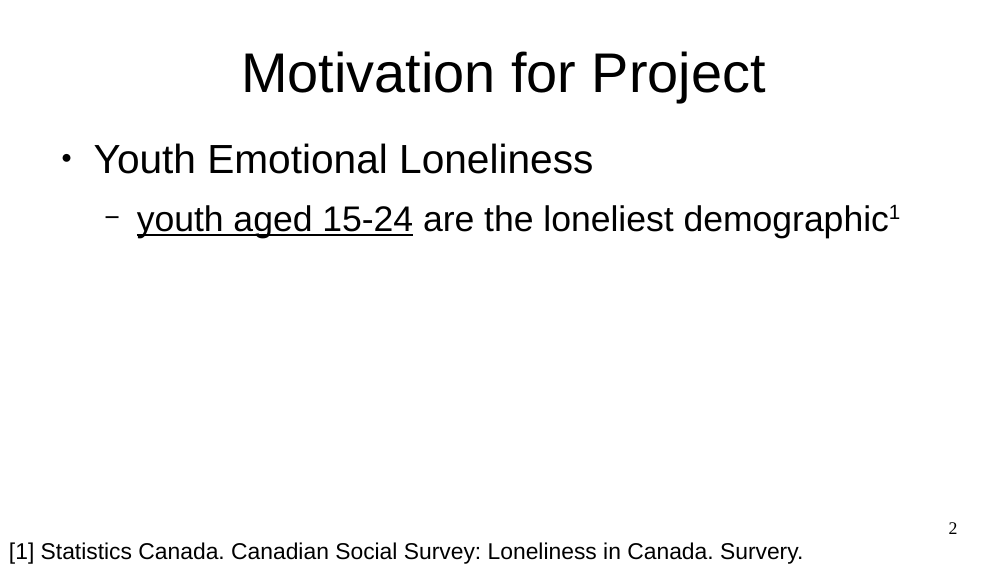
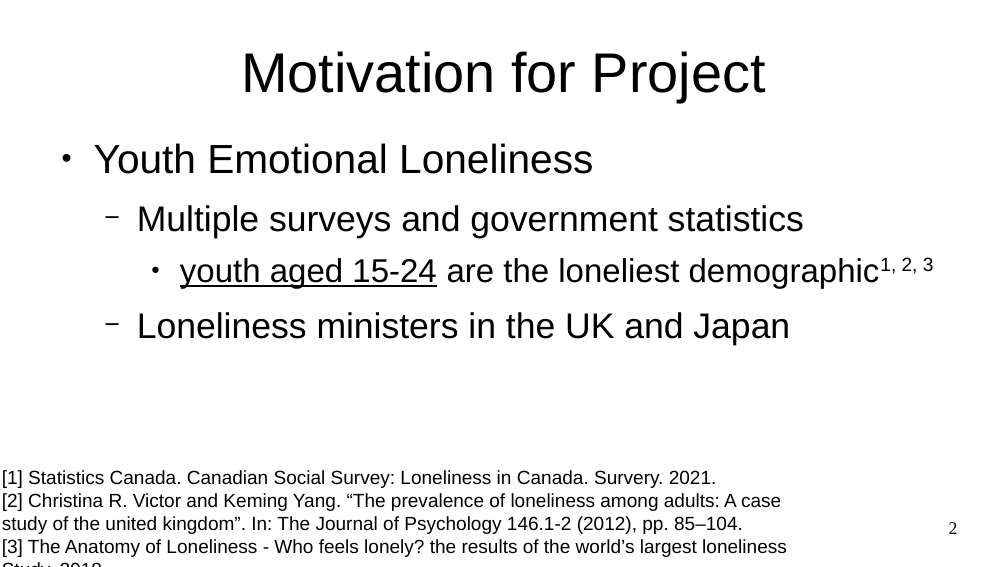
Before and after one commit to aliraeisdanaei/Doomer_Analysis, a slide deck: slide 2 of Presentations/Report.odp. Drawn at 1008x567 pixels with LibreOffice and Linux fonts; fonts in the diff are those of the drawing. Boxes give left, top, right and bottom in pixels: in the first picture for what was removed or moved away, otherwise in the second. Text is boxed around its words. In the diff, an @@ line names an element or a change of style, - is before the commit and + after.

```diff
--- a/Presentations/Report.odp
+++ b/Presentations/Report.odp
@@ text at [137, 205, 934, 346]: text changed @@
-  − youth aged 15-24 are the loneliest demographic1
+  − Multiple surveys and government statistics
+    ● youth aged 15-24 are the loneliest demographic1, 2, 3
+  − Loneliness ministers in the UK and Japan
@@ text "[1] Statistics Canada. Canadian Social ...": place and size @@
-text "[1] Statistics Canada. Canadian Social ..." at [9, 542, 803, 564]
+text "[1] Statistics Canada. Canadian Social ..." at [2, 470, 787, 557]
@@ text at [2, 470, 717, 488]: size 18 to 15 pt in "[1] Statistics Canada. Canadian Social Survey: Loneliness ..." @@
@@ text at [2, 493, 787, 557]: paragraphs added @@
+[2] Christina R. Victor and Keming Yang. “The prevalence of loneliness among adults: A case
+study of the united kingdom”. In: The Journal of Psychology 146.1-2 (2012), pp. 85–104.
+[3] The Anatomy of Loneliness - Who feels lonely? the results of the world’s largest loneliness
+Study. 2018.
```
Also in this commit, not shown: 7 other slides changed, 2 slides added, 1 slide removed, 2 other files.
